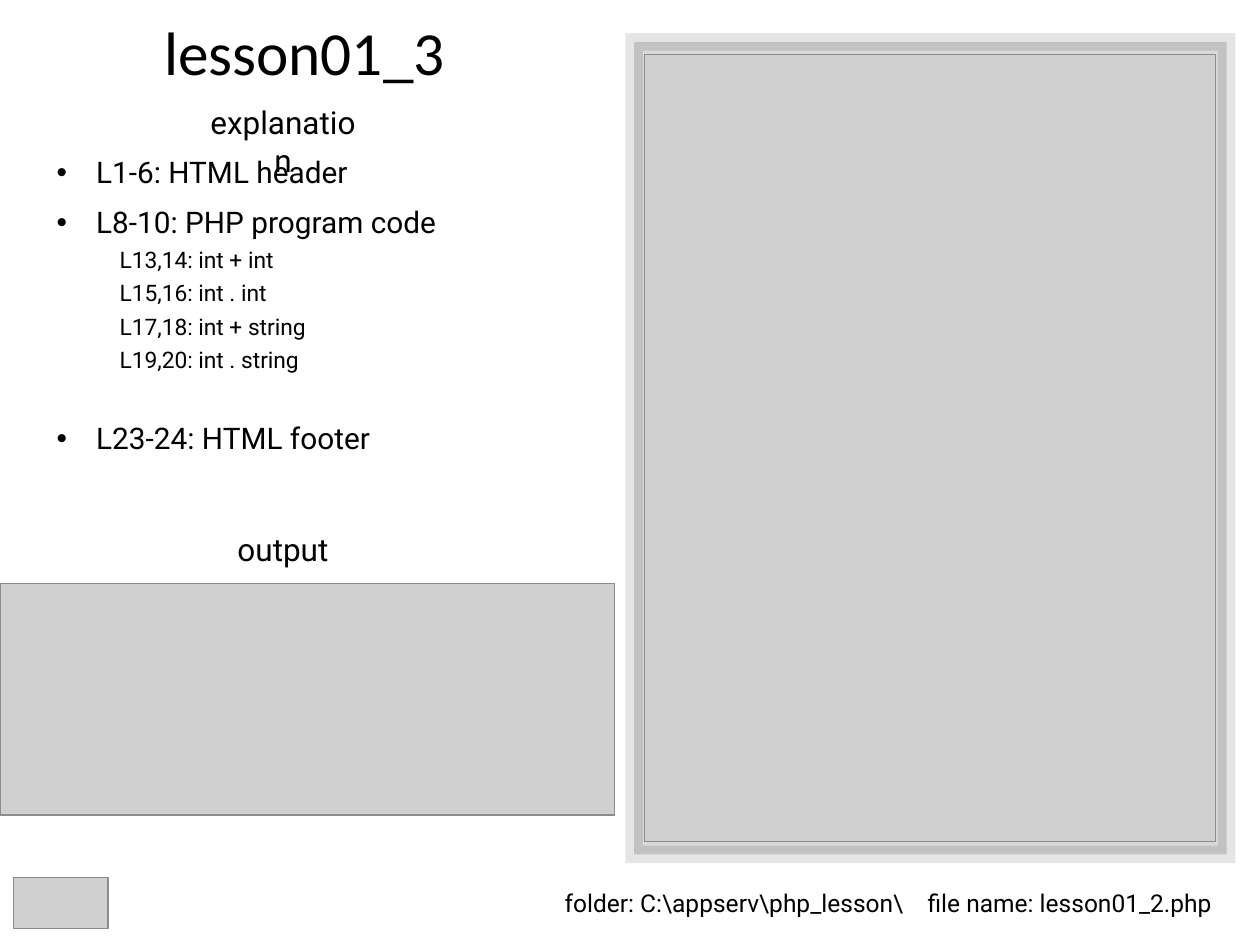
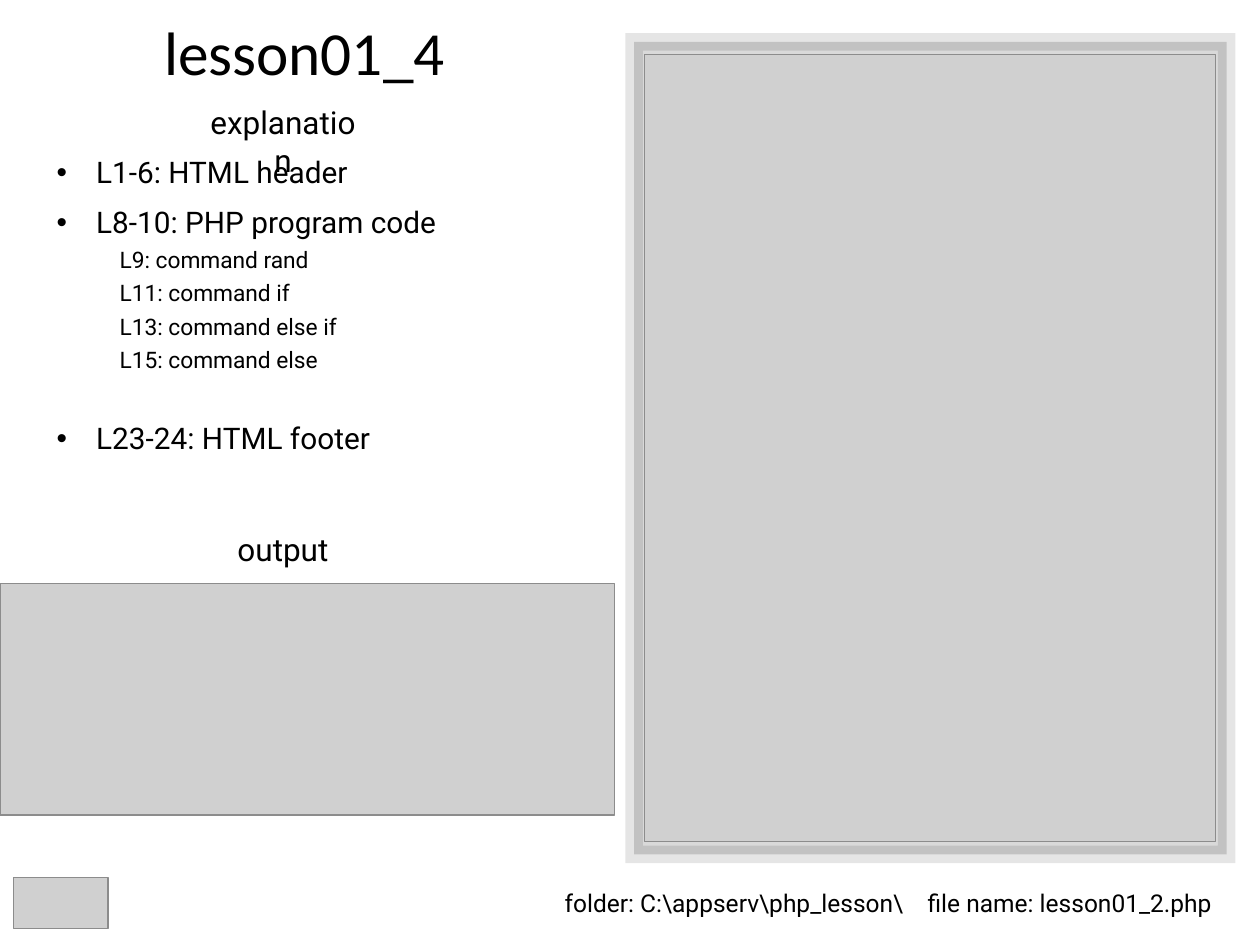
Before and after one commit to lastshogun13/php_lesson, a slide deck: slide 7 of ppt/lesson01.pptx. Drawn at 1260x945 pixels with LibreOffice and Linux fonts; fonts in the diff are those of the drawing; grey boxes stand for pictures. Boxes give left, top, right and bottom in pixels: in the first picture for what was removed or moved away, otherwise in the second. Text is boxed around its words. In the diff, an @@ line names an element or a change of style, - is before the commit and + after.

Commit message:
lesson

```diff
--- a/ppt/lesson01.pptx
+++ b/ppt/lesson01.pptx
@@ title at (x1=164, y1=32, x2=444, y2=84): text changed @@
-lesson01_3
+lesson01_4
@@ text at (x1=120, y1=251, x2=336, y2=369): text changed @@
-  L13,14: int + int
-  L15,16: int . int
-  L17,18: int + string
-  L19,20: int . string
+  L9: command rand
+  L11: command if
+  L13: command else if
+  L15: command else
```
Also in this commit, not shown: 1 other slide changed, 1 other file.
